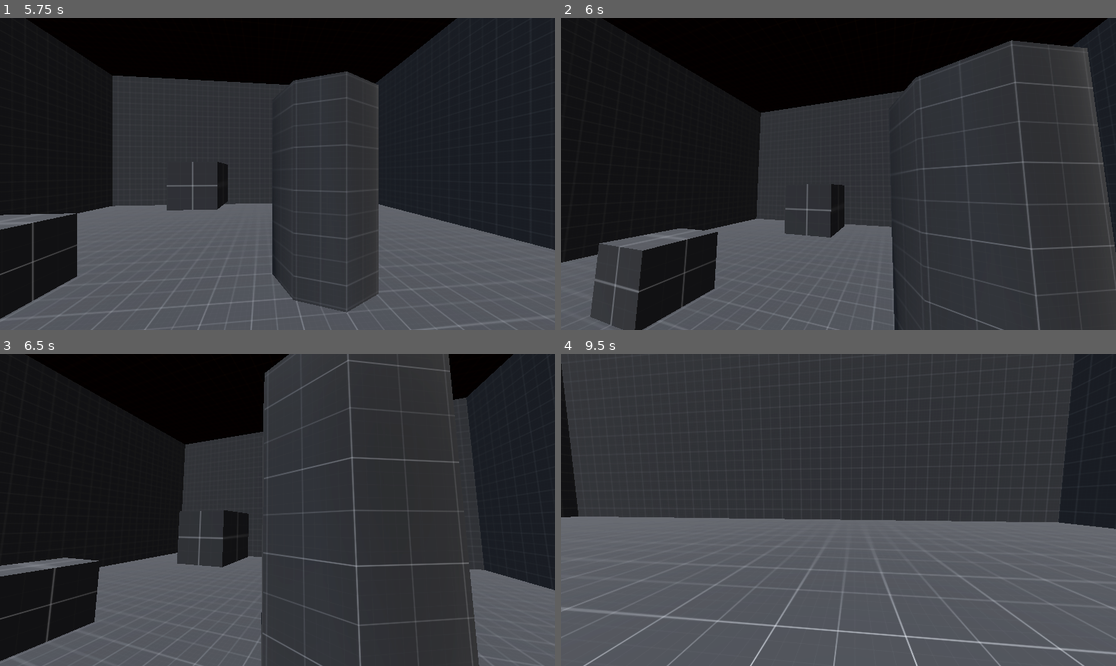
Above: before the commit, frames 1-4 (two rows, left to right).
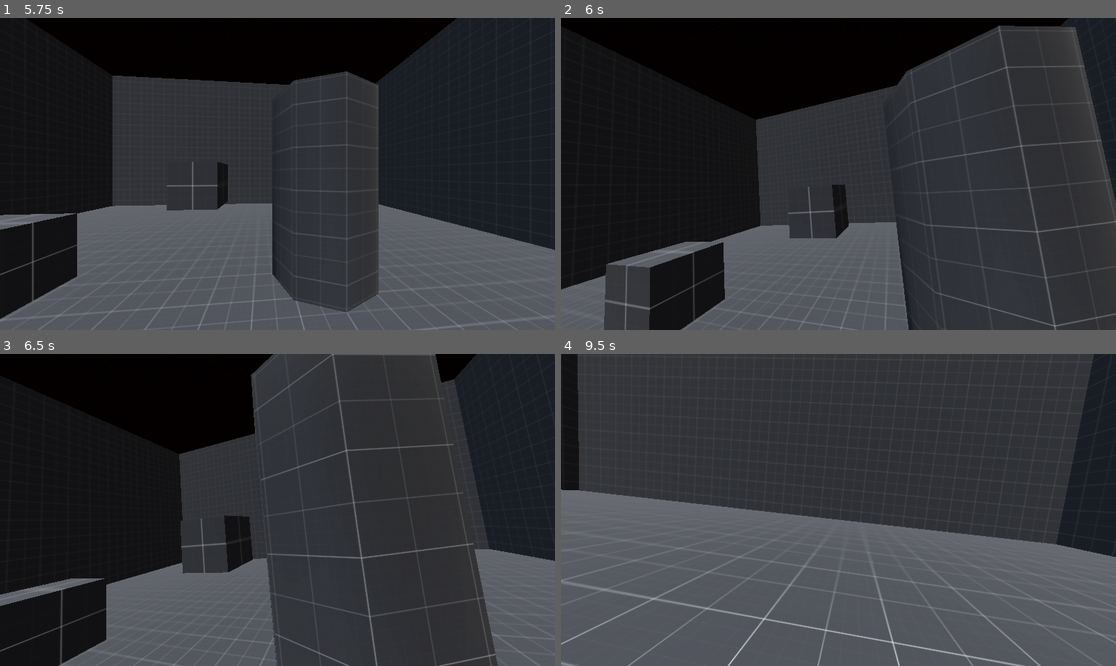
Above: after the commit, the same moments.

Repository: notalastor/ultrakill
Game: Godot game, scene res://Scenes/World.tscn
Two runs of this game, one before a commit and one after it. Both use one fixed random seed, a clock stepped at 60 frames per second and the inputs below.
Inputs (mouse positions are in pixels of both pictures, inside the frame that each line leads up to):
- Up to frame 1 (5.75 s): tap Enter at 0.5 s; move the mouse to (305, 174) at 0.52 s; hold W (up) from 0.53 s (still down); tap Space (jump) at 0.6, 0.77, 1.07, 1.52, 1.55, 1.82, 2.1, 3.02, 3.05, 3.32, 3.6, 3.77, 4.07, 4.52, 4.55, 4.82, 5.1 s; move the mouse to (249, 174) at 1.27 s; tap Shift (sprint) at 1.35, 2.85, 4.35 s; move the mouse to (288, 167) at 2.02 s; move the mouse to (271, 180) at 2.77 s; move the mouse to (316, 177) at 3.52 s; move the mouse to (233, 170) at 4.27 s; move the mouse to (283, 174) at 5.02 s
- Up to frame 2 (6 s): move the mouse to (816, 167) at 5.77 s; release W (up) at 5.78 s; hold D (right) from 5.78 s (still down); tap Shift (sprint) at 5.85 s
- Up to frame 3 (6.5 s): keep holding D (right); tap Space (jump) at 6.02, 6.05, 6.32 s
- Up to frame 4 (9.5 s): move the mouse to (866, 510) at 6.52 s; release D (right) at 6.53 s; hold W (up) 6.53-8.78 s; tap Space (jump) at 6.6, 6.77, 7.07, 7.52, 7.55, 7.82, 8.1, 9.02, 9.05, 9.32 s; move the mouse to (810, 510) at 7.27 s; tap Shift (sprint) at 7.35, 8.85 s; move the mouse to (849, 503) at 8.02 s; move the mouse to (832, 516) at 8.77 s; hold A (left) from 8.78 s (still down)

Frame 1 is identical in both runs. In frame 2, 10% of the frame differs, in the area x 0-100%, y 0-100%; in frame 3, 10%; in frame 4, 8.8%.

Commit message:
edits movement + wall jump

Diff:
--- a/Scripts/Player.gd
+++ b/Scripts/Player.gd
@@ -39,8 +39,12 @@
 		velocity.y -= gravity * delta
 
 	# Handle Jump.
-	if Input.is_action_just_pressed("jump") and is_on_floor():
-		velocity.y = JUMP_VELOCITY
+	if Input.is_action_just_pressed("jump"):
+		if is_on_floor():
+			velocity.y = JUMP_VELOCITY
+		elif is_on_wall_only():
+			velocity = Vector3(get_wall_normal().x * JUMP_VELOCITY*2.5,JUMP_VELOCITY/1.5,get_wall_normal().z * JUMP_VELOCITY*2.5)
+
 
 	# Handle Sprint.
 	if Input.is_action_pressed("sprint"):
@@ -72,6 +76,7 @@
 	camera.fov = lerp(camera.fov, target_fov, delta * 8.0)
 
 	move_and_slide()
+	camera_tilt(input_dir,delta)
 
 
 func _headbob(time) -> Vector3:
@@ -79,3 +84,7 @@
 	pos.y = sin(time * BOB_FREQ) * BOB_AMP
 	pos.x = cos(time * BOB_FREQ / 2) * BOB_AMP
 	return pos
+
+func camera_tilt(input_x, delta):
+	if camera:
+		camera.rotation.z = lerp(camera.rotation.z, -input_x.x/10 , 10 * delta)
